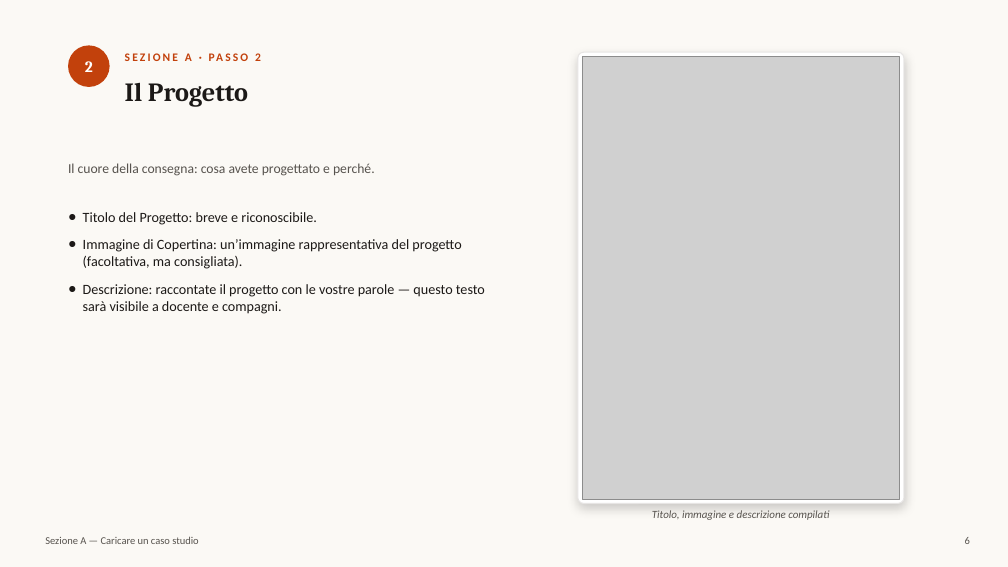
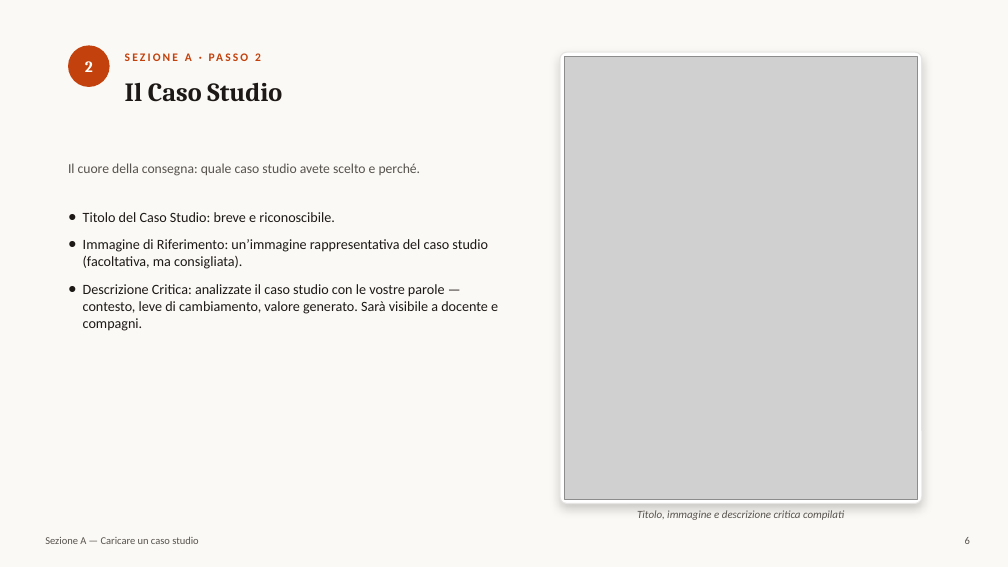
Before and after one commit to leonardomoiso-wq/design3v3, a slide deck: slide 6 of public/manuali/manuale-design-case-studies.pptx. Drawn at 1008x567 pixels with LibreOffice and Linux fonts; fonts in the diff are those of the drawing; grey boxes stand for pictures. Boxes give left, top, right and bottom in pixels: in the first picture for what was removed or moved away, otherwise in the second. Text is boxed around its words. In the diff, an @@ line names an element or a change of style, - is before the commit and + after.

```diff
--- a/public/manuali/manuale-design-case-studies.pptx
+++ b/public/manuali/manuale-design-case-studies.pptx
@@ rounded rectangle: place and size @@
-rounded rectangle at (578, 52, 904, 504)
+rounded rectangle at (560, 52, 923, 504)
@@ picture: place and size @@
-picture at (582, 57, 900, 499)
+picture at (565, 57, 918, 499)
@@ text at (125, 82, 282, 102): text changed @@
-Il Progetto
+Il Caso Studio
@@ text at (68, 163, 421, 176): text changed @@
-Il cuore della consegna: cosa avete progettato e perché.
+Il cuore della consegna: quale caso studio avete scelto e perché.
@@ text at (83, 212, 498, 331): text changed @@
-● Titolo del Progetto: breve e riconoscibile.
-● Immagine di Copertina: un’immagine rappresentativa del progetto (facoltativa, ma consigliata).
-● Descrizione: raccontate il progetto con le vostre parole — questo testo sarà visibile a docente e compagni.
+● Titolo del Caso Studio: breve e riconoscibile.
+● Immagine di Riferimento: un’immagine rappresentativa del caso studio (facoltativa, ma consigliata).
+● Descrizione Critica: analizzate il caso studio con le vostre parole — contesto, leve di cambiamento, valore generato. Sarà visibile a docente e compagni.
@@ text at (637, 510, 844, 520): text changed @@
-Titolo, immagine e descrizione compilati
+Titolo, immagine e descrizione critica compilati
```
Also in this commit, not shown: 13 other slides changed, 5 other files.
